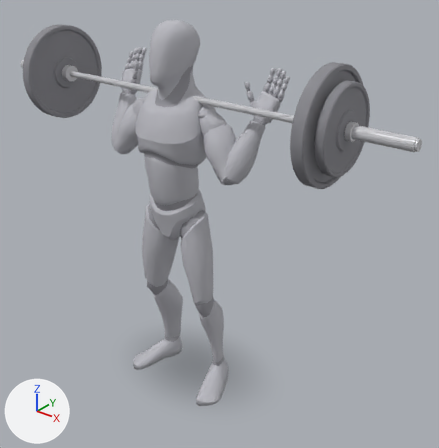
An edit to the glTF model app/src/main/assets/mannequins/back_squat_high_bar.glb, drawn before and after from the same camera.
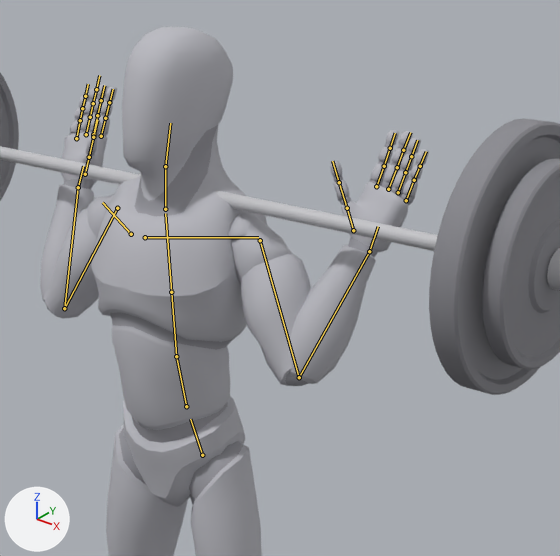
There are two pictures of each version: one whole from a camera (50 mm lens) standing at (1.77, -2.0, 2.15) and looking at (0.12, 0.07, 0.87), one close up on the part from 21% to 80% of the width and 2% to 59% of the height. The axes (+X, +Y, +Z) are drawn at lower left. The lights are the same throughout. The older version's two pictures come first. Both versions are drawn at frame 2 of the action 'lowering'; the numbers are the values there. The bones that change, and the others that lie on the model, are drawn over the model as lines in the close-ups.

Objects in the first close-up: 'barbell_0', 'barbell_10', 'barbell_11', 'barbell_4', 'body', 'body_1' and 1 more.
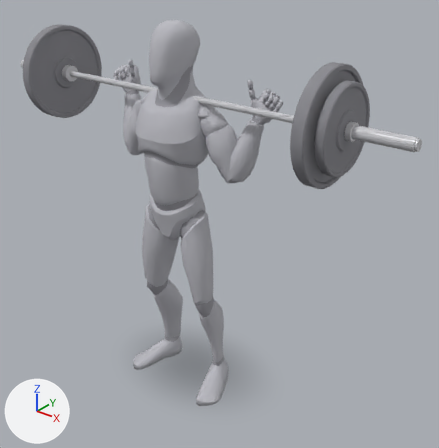
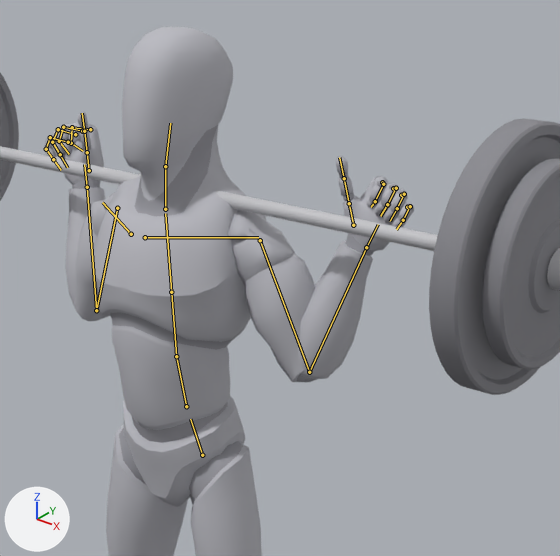
Changed parts and their boxes (x1, y1, x2, y2) in the close-ups (560 x 556 px):
'body', posed: before (40, 27, 429, 556); after (44, 27, 414, 556)
'body_1', posed (7% shorter): before (46, 95, 423, 504); after (44, 124, 413, 504)
bone 'upperarm_l', root to tip: before (260, 240) to (299, 377); after (260, 240) to (309, 372)
bone 'lowerarm_l', root to tip: before (299, 377) to (369, 251); after (309, 372) to (366, 247)
bone 'hand_l', root to tip: before (369, 251) to (378, 226); after (366, 247) to (378, 224)
bone 'index_01_l', root to tip: before (376, 186) to (384, 166); after (382, 182) to (383, 184)
bone 'index_02_l', root to tip: before (384, 166) to (390, 148); after (383, 184) to (375, 201)
bone 'index_03_l', root to tip: before (390, 148) to (395, 133); after (375, 201) to (371, 207)
bone 'middle_01_l', root to tip: before (388, 189) to (397, 167); after (393, 188) to (396, 188)
bone 'middle_02_l', root to tip: before (397, 167) to (403, 150); after (396, 188) to (387, 204)
bone 'middle_03_l', root to tip: before (403, 150) to (410, 132); after (387, 204) to (380, 216)
bone 'pinky_01_l', root to tip: before (406, 200) to (414, 180); after (407, 207) to (410, 206)
bone 'pinky_02_l', root to tip: before (414, 180) to (420, 166); after (410, 206) to (403, 220)
bone 'pinky_03_l', root to tip: before (420, 166) to (426, 151); after (403, 220) to (396, 229)
bone 'ring_01_l', root to tip: before (398, 192) to (405, 172); after (401, 195) to (404, 194)
bone 'ring_02_l', root to tip: before (405, 172) to (411, 156); after (404, 194) to (397, 208)
bone 'ring_03_l', root to tip: before (411, 156) to (417, 140); after (397, 208) to (390, 221)
bone 'upperarm_r', root to tip: before (117, 208) to (64, 308); after (117, 208) to (96, 310)
bone 'lowerarm_r', root to tip: before (64, 308) to (78, 187); after (96, 310) to (87, 187)
bone 'hand_r', root to tip: before (78, 187) to (83, 166); after (87, 187) to (84, 164)
bone 'index_01_r', root to tip: before (101, 136) to (105, 118); after (90, 129) to (72, 127)
bone 'index_02_r', root to tip: before (105, 118) to (109, 102); after (72, 127) to (71, 143)
bone 'index_03_r', root to tip: before (109, 102) to (113, 89); after (71, 143) to (83, 151)
bone 'middle_01_r', root to tip: before (93, 134) to (97, 115); after (82, 131) to (63, 127)
bone 'middle_02_r', root to tip: before (97, 115) to (101, 100); after (63, 127) to (59, 141)
bone 'middle_03_r', root to tip: before (101, 100) to (104, 85); after (59, 141) to (69, 154)
bone 'pinky_01_r', root to tip: before (76, 138) to (80, 120); after (68, 142) to (50, 137)
bone 'pinky_02_r', root to tip: before (80, 120) to (82, 108); after (50, 137) to (46, 149)
bone 'pinky_03_r', root to tip: before (82, 108) to (85, 96); after (46, 149) to (53, 159)
bone 'ring_01_r', root to tip: before (86, 134) to (90, 117); after (75, 134) to (58, 129)
bone 'ring_02_r', root to tip: before (90, 117) to (93, 103); after (58, 129) to (52, 142)
bone 'ring_03_r', root to tip: before (93, 103) to (96, 89); after (52, 142) to (60, 154)

The edits, one by one:
Bone 'upperarm_l' (bone_upperarm_l) turns from (-28, -123, -36) to (-1, -118, -66) degrees about its own x, y and z.
Bone 'lowerarm_l' (bone_lowerarm_l) turns from (130, 14, -16) to (130, 19, -21) degrees about its own x, y and z.
Bone 'hand_l' (bone_hand_l) turns from (13, 0, -1) to (-1, 0, 0) degrees about its own x, y and z.
Bone 'index_01_l' (bone_index_01_l) turns from (0, 0, 0) to (62, 24, -39) degrees about its own x, y and z.
Bone 'index_02_l' (bone_index_02_l) turns from (0, 0, 0) to (66, 27, -40) degrees about its own x, y and z.
Bone 'index_03_l' (bone_index_03_l) turns from (0, 0, 0) to (50, 16, -33) degrees about its own x, y and z.
Bone 'middle_01_l' (bone_middle_01_l) turns from (0, 0, 0) to (57, 20, -36) degrees about its own x, y and z.
Bone 'middle_02_l' (bone_middle_02_l) turns from (0, 0, 0) to (60, 23, -38) degrees about its own x, y and z.
Bone 'middle_03_l' (bone_middle_03_l) turns from (0, 0, 0) to (45, 13, -30) degrees about its own x, y and z.
Bone 'pinky_01_l' (bone_pinky_01_l) turns from (0, 0, 0) to (56, 19, -35) degrees about its own x, y and z.
Bone 'pinky_02_l' (bone_pinky_02_l) turns from (0, 0, 0) to (59, 22, -37) degrees about its own x, y and z.
Bone 'pinky_03_l' (bone_pinky_03_l) turns from (0, 0, 0) to (45, 12, -30) degrees about its own x, y and z.
Bone 'ring_01_l' (bone_ring_01_l) turns from (0, 0, 0) to (55, 19, -35) degrees about its own x, y and z.
Bone 'ring_02_l' (bone_ring_02_l) turns from (0, 0, 0) to (59, 21, -37) degrees about its own x, y and z.
Bone 'ring_03_l' (bone_ring_03_l) turns from (0, 0, 0) to (44, 12, -29) degrees about its own x, y and z.
Bone 'upperarm_r' (bone_upperarm_r) turns from (-28, 123, 36) to (-1, 118, 66) degrees about its own x, y and z.
Bone 'lowerarm_r' (bone_lowerarm_r) turns from (130, -14, 16) to (130, -19, 21) degrees about its own x, y and z.
Bone 'hand_r' (bone_hand_r) turns from (13, 0, 1) to (-1, 0, 0) degrees about its own x, y and z.
Bone 'index_01_r' (bone_index_01_r) turns from (0, 0, 0) to (62, -24, 39) degrees about its own x, y and z.
Bone 'index_02_r' (bone_index_02_r) turns from (0, 0, 0) to (66, -27, 40) degrees about its own x, y and z.
Bone 'index_03_r' (bone_index_03_r) turns from (0, 0, 0) to (50, -16, 33) degrees about its own x, y and z.
Bone 'middle_01_r' (bone_middle_01_r) turns from (0, 0, 0) to (57, -20, 36) degrees about its own x, y and z.
Bone 'middle_02_r' (bone_middle_02_r) turns from (0, 0, 0) to (60, -23, 38) degrees about its own x, y and z.
Bone 'middle_03_r' (bone_middle_03_r) turns from (0, 0, 0) to (45, -13, 30) degrees about its own x, y and z.
Bone 'pinky_01_r' (bone_pinky_01_r) turns from (0, 0, 0) to (56, -19, 35) degrees about its own x, y and z.
Bone 'pinky_02_r' (bone_pinky_02_r) turns from (0, 0, 0) to (59, -22, 37) degrees about its own x, y and z.
Bone 'pinky_03_r' (bone_pinky_03_r) turns from (0, 0, 0) to (45, -12, 30) degrees about its own x, y and z.
Bone 'ring_01_r' (bone_ring_01_r) turns from (0, 0, 0) to (55, -19, 35) degrees about its own x, y and z.
Bone 'ring_02_r' (bone_ring_02_r) turns from (0, 0, 0) to (59, -21, 37) degrees about its own x, y and z.
Bone 'ring_03_r' (bone_ring_03_r) turns from (0, 0, 0) to (44, -12, 29) degrees about its own x, y and z.
